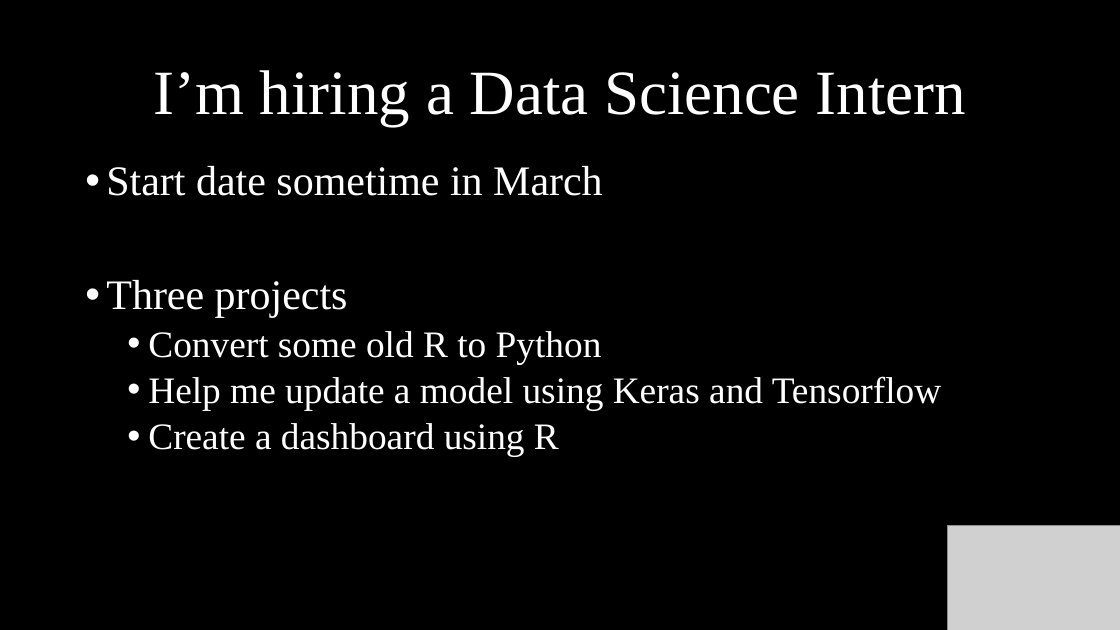
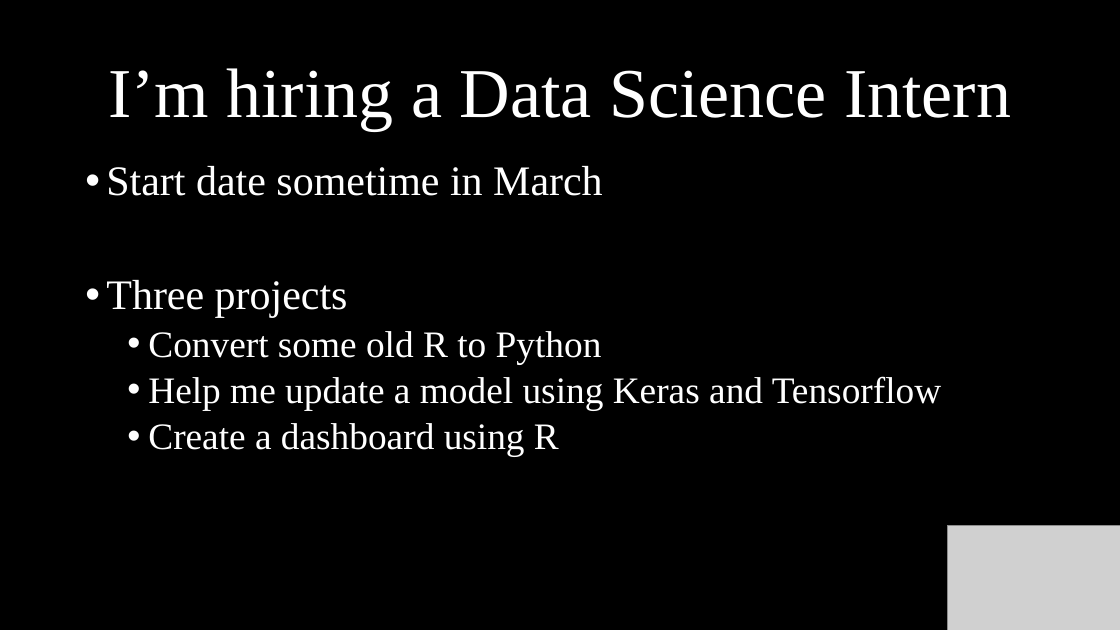
Before and after one commit to MassStreetAnalytics/getting-started-with-sparklyr, a slide deck: slide 2 of Documents/Deck/Getting Started With Sparklyr.pptx. Drawn at 1120x630 pixels with LibreOffice and Linux fonts; fonts in the diff are those of the drawing; grey boxes stand for pictures; background and template pictures are left out. Boxes give left, top, right and bottom in pixels: in the first picture for what was removed or moved away, otherwise in the second. Text is boxed around its words. In the diff, an @@ line names an element or a change of style, - is before the commit and + after.

```diff
--- a/Documents/Deck/Getting Started With Sparklyr.pptx
+++ b/Documents/Deck/Getting Started With Sparklyr.pptx
@@ title "I’m hiring a Data Science ..." at (108, 68, 1011, 131): size 54 to 60 pt @@
```
Also in this commit, not shown: 3 other slides changed, 10 other files.
